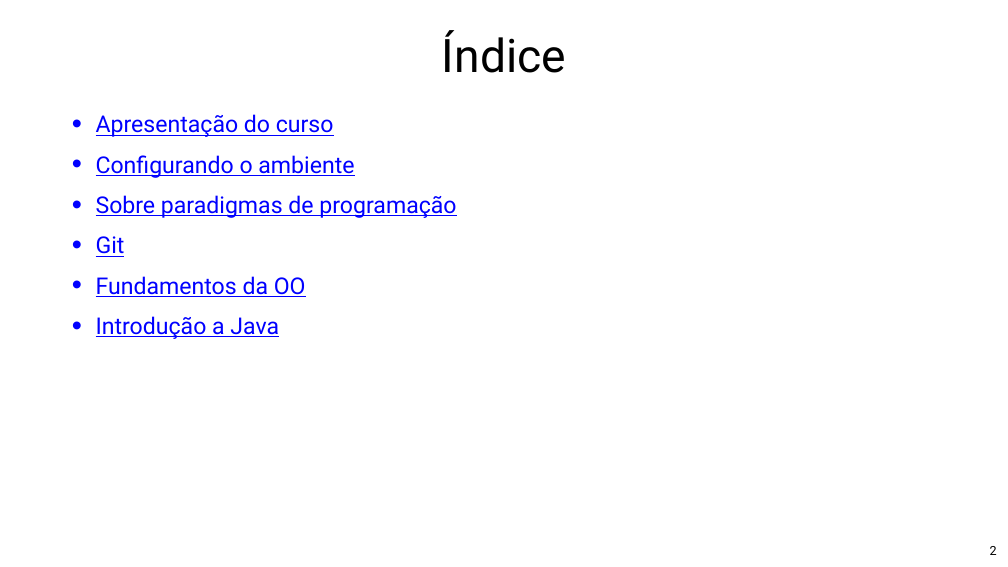
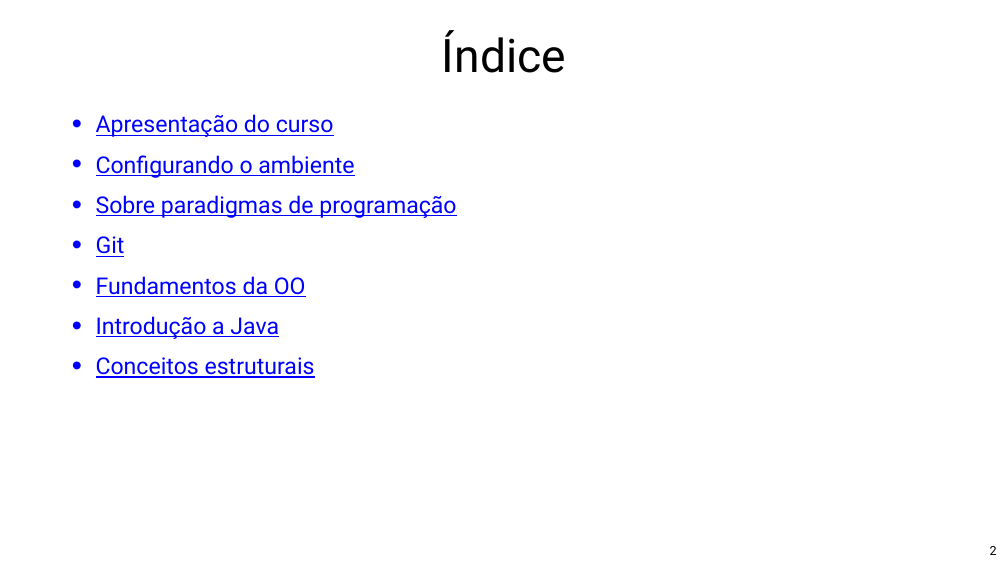
Before and after one commit to Pedrorocha13/2021.1-progoo, a slide deck: slide 2 of materiais/slides.pptx. Drawn at 1008x567 pixels with LibreOffice and Linux fonts; fonts in the diff are those of the drawing; background and template pictures are left out. Boxes give left, top, right and bottom in pixels: in the first picture for what was removed or moved away, otherwise in the second. Text is boxed around its words. In the diff, an @@ line names an element or a change of style, - is before the commit and + after.

```diff
--- a/materiais/slides.pptx
+++ b/materiais/slides.pptx
@@ text at <box>96,357,315,378</box>: paragraph added @@
+• Conceitos estruturais
```
Also in this commit, not shown: 24 other slides changed, 18 slides added, 1 other file.
